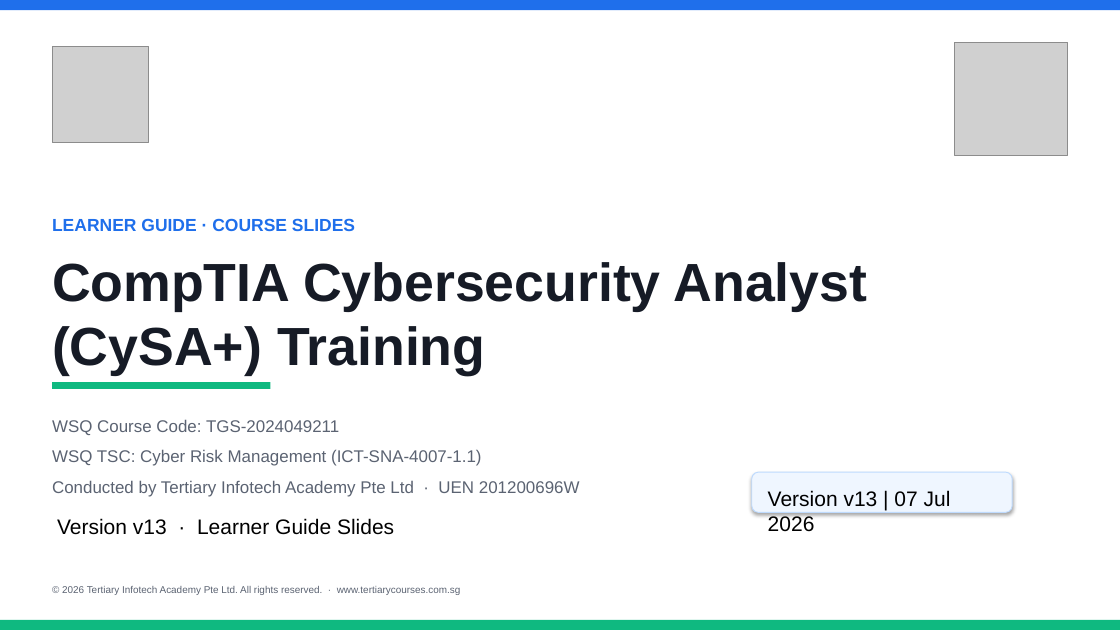
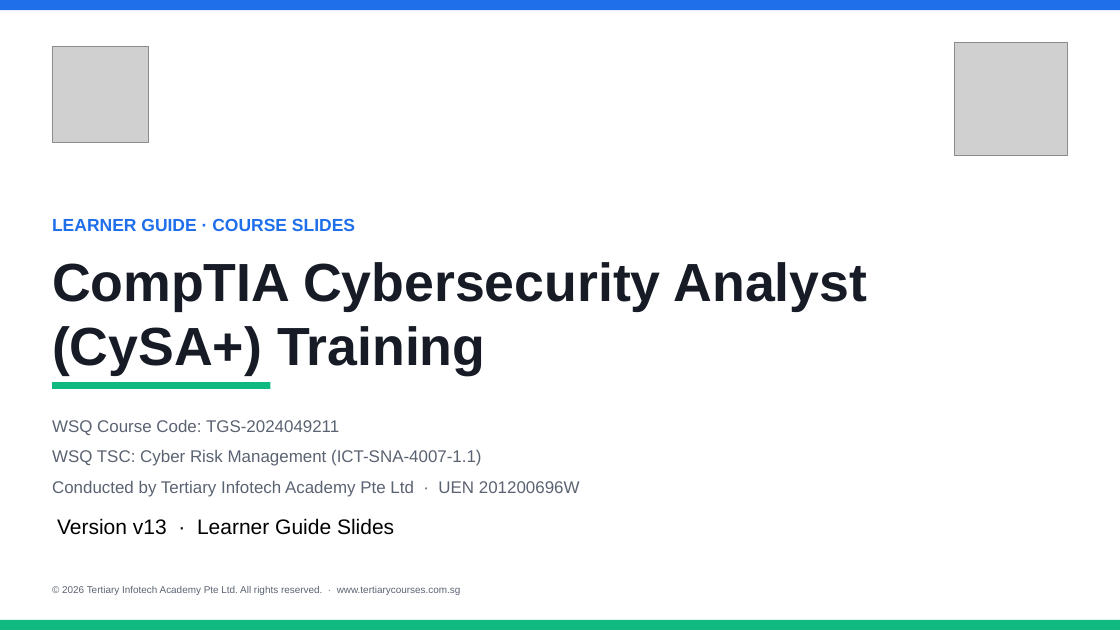
Before and after one commit to tertiarycourses/TGS-2024049211-CySAPlus, a slide deck: slide 1 of courseware/CompTIA Cybersecurity Analyst (CySA+) Training-v13.pptx. Drawn at 1120x630 pixels with LibreOffice and Linux fonts; fonts in the diff are those of the drawing; grey boxes stand for pictures. Boxes give left, top, right and bottom in pixels: in the first picture for what was removed or moved away, otherwise in the second. Text is boxed around its words. In the diff, an @@ line names an element or a change of style, - is before the commit and + after.

```diff
--- a/courseware/CompTIA Cybersecurity Analyst (CySA+) Training-v13.pptx
+++ b/courseware/CompTIA Cybersecurity Analyst (CySA+) Training-v13.pptx
@@ rounded rectangle removed at (x1=752, y1=472, x2=1012, y2=513) @@
@@ text removed at (x1=768, y1=490, x2=951, y2=532) @@
-Version v13 | 07 Jul 2026
```
Also in this commit, not shown: 1 other file.
